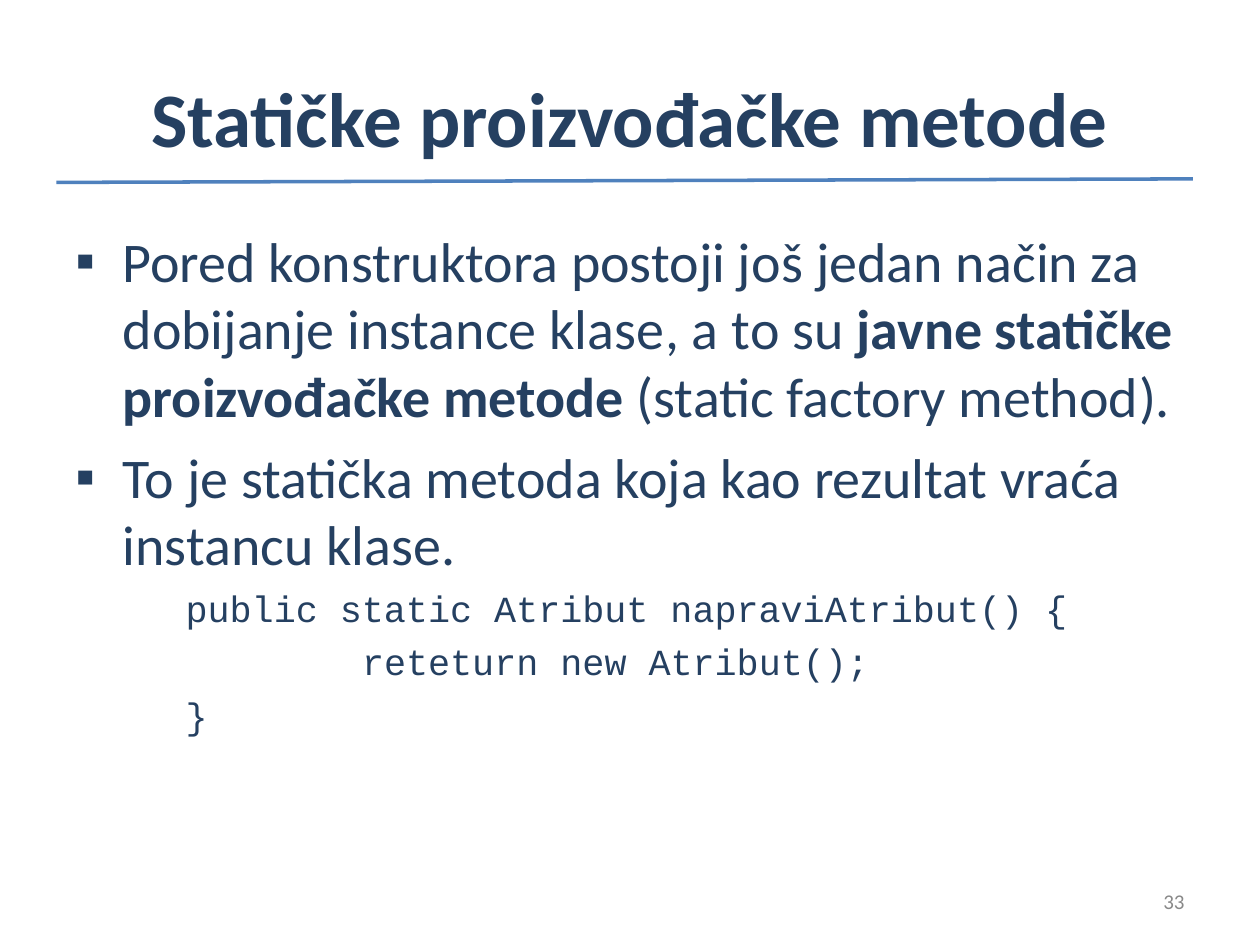
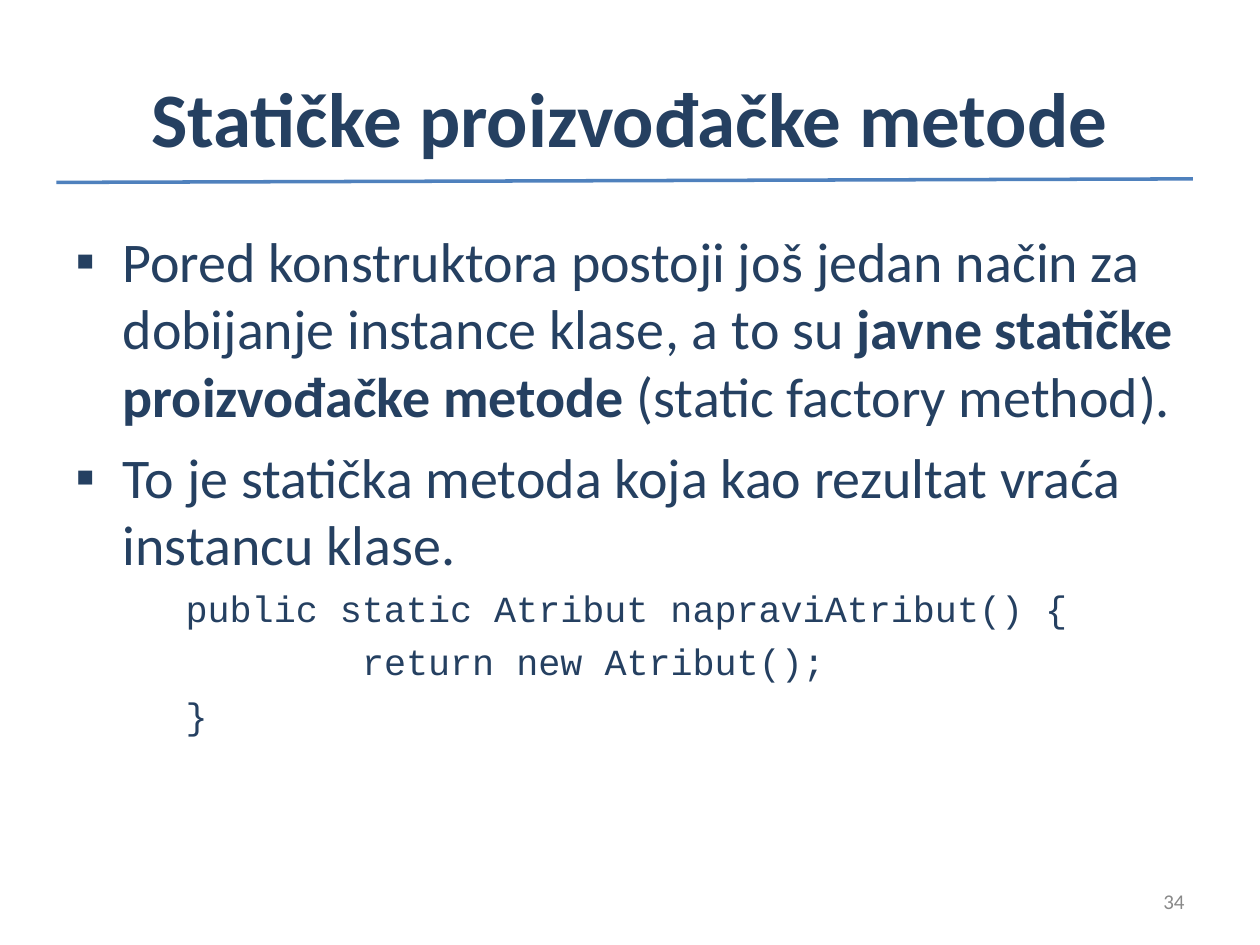
Before and after one commit to nndjov/oop2, a slide deck: slide 34 of 1_Izvrsavanja/1_IzvrsavanjePrograma.ppt (slide 33 before the commit). Drawn at 1260x945 pixels with LibreOffice and Linux fonts; fonts in the diff are those of the drawing. Boxes give left, top, right and bottom in pixels: in the first picture for what was removed or moved away, otherwise in the second. Text is boxed around its words. In the diff, an @@ line names an element or a change of style, - is before the commit and + after.

```diff
--- a/1_Izvrsavanja/1_IzvrsavanjePrograma.ppt
+++ b/1_Izvrsavanja/1_IzvrsavanjePrograma.ppt
@@ text at (x1=362, y1=649, x2=825, y2=683): text changed @@
-    reteturn new Atribut();
+    return new Atribut();
@@ page number at (x1=1163, y1=895, x2=1184, y2=909): text changed @@
-33
+34
```
Also in this commit, not shown: 8 other slides changed, 6 slides added, 1 slide removed.
